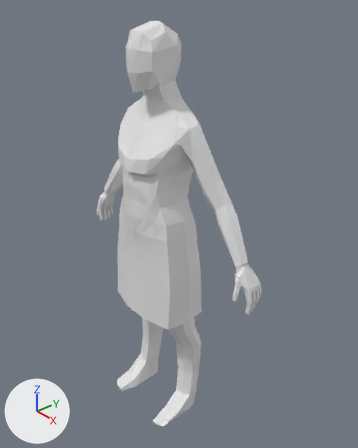
A saved change to the Blender file Blender Harmjan/main character/save's/sculpting.blend.
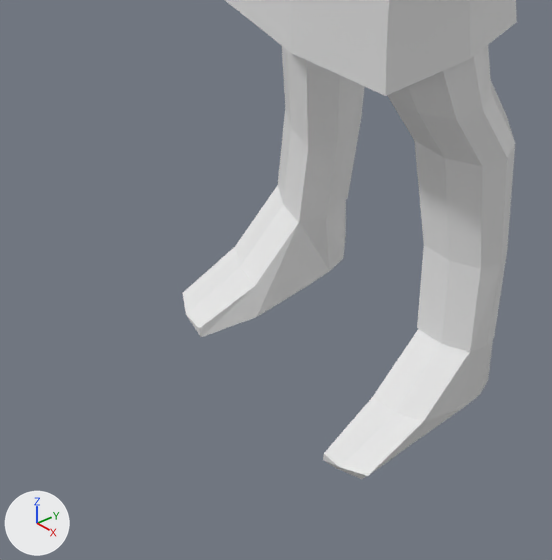
Old and new are each drawn whole from a camera (50 mm lens) standing at (1.383, -1.081, 1.847) and looking at (0.03, 0.092, 0.894) and again close up on the part from 20% to 59% of the width and 68% to 100% of the height. Lighting does not change. The marker at lower left points along +X, +Y and +Z.

The scene before the commit, as lines of its bpy script (objects in view):
```python
me_cube_001 = bpy.data.meshes.new('Cube.001')
me_cube_001.from_pydata(...)  # 216 vertices, 196 faces; spans x 0.0..0.433, y -0.128..0.158, z 0.536..1.381
me_cube_004 = bpy.data.meshes.new('Cube.004')
me_cube_004.from_pydata(...)  # 77 vertices, 70 faces; spans x 0.0..0.193, y -0.09..0.131, z 0.089..0.924
me_cube_006 = bpy.data.meshes.new('Cube.006')
me_cube_006.from_pydata(...)  # 29 vertices, 24 faces; spans x 0.101..0.183, y -0.147..0.097, z -0.004..0.099
ob_cube_001 = bpy.data.objects.new('Cube.001', me_cube_001)
ob_cube_001.location = (0.0, 0.0, 0.0)
_m = ob_cube_001.modifiers.new('Mirror', 'MIRROR')
_m.use_clip = True
ob_cube_004 = bpy.data.objects.new('Cube.004', me_cube_004)
ob_cube_004.location = (0.0, 0.0, 0.0)
_m = ob_cube_004.modifiers.new('Mirror', 'MIRROR')
_m.use_clip = True
ob_cube_006 = bpy.data.objects.new('Cube.006', me_cube_006)
ob_cube_006.location = (0.0, 0.0, 0.0)
_m = ob_cube_006.modifiers.new('Mirror', 'MIRROR')
_m.use_clip = True
```
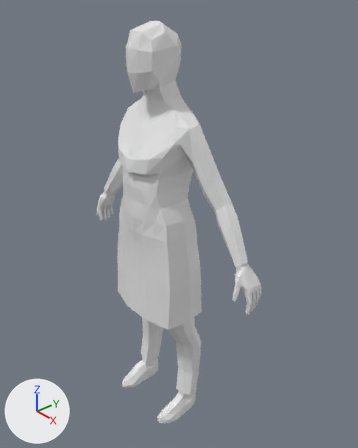
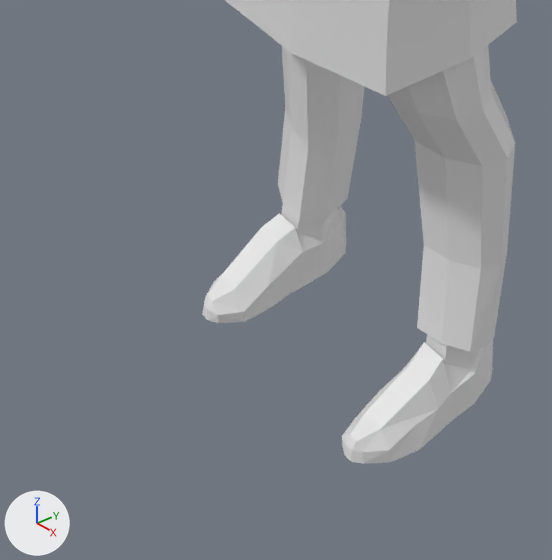
Diff of the bpy script that builds the scene:
```diff
--- a/Blender Harmjan/main character/save's/sculpting.blend.py
+++ b/Blender Harmjan/main character/save's/sculpting.blend.py
@@ me_cube_000 @@
+me_cube_000.from_pydata(...)  # 60 vertices, 48 faces; spans x -0.567..-0.34, y -0.878..-0.19, z -0.029..0.474
@@ ob_cube_006 @@
-ob_cube_006 = bpy.data.objects.new('Cube.006', me_cube_006)
-ob_cube_006.location = (0.0, 0.0, 0.0)
-_m = ob_cube_006.modifiers.new('Mirror', 'MIRROR')
-_m.use_clip = True
@@ ob_foot @@
+ob_foot = bpy.data.objects.new('foot', me_cube_000)
+ob_foot.location = (0.0, -0.186, 0.0)
+ob_foot.rotation_euler = (3.142, 3.142, 0.0)  # degrees (180, 180, 0)
+ob_foot.scale = (0.317, 0.317, 0.317)
+_m = ob_foot.modifiers.new('Mirror', 'MIRROR')
```

Boxes (x1, y1, x2, y2) around the edits, measured in the close-ups (552 x 560 px):
'Cube.006', deleted: before (183, 185, 493, 479)
'foot', added: after (202, 204, 493, 464)
